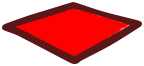
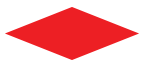
The second 144×66 image is a revision of the first. Changes to its layers:
hid "Layer 2" over (2, 2, 142, 64)
painted on "Vector Smart Object1" over (2, 2, 142, 64)
hid "Layer 1" over (8, 6, 132, 62)
